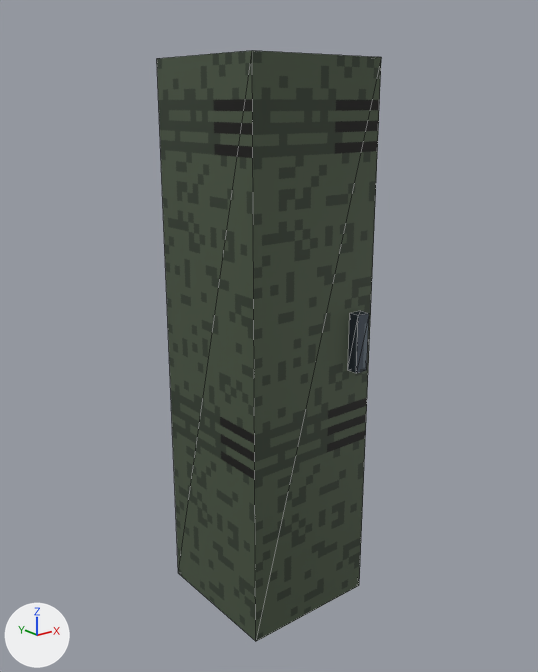
An edit to the glTF model game/assets/models/locker.glb, drawn before and after from the same camera.
Camera for both pictures: a camera (50 mm lens) standing at (-1.549, -1.946, 1.767) and looking at (-0.002, -0.011, 0.993). Every picture has the same lights, and +X, +Y and +Z are marked at lower left. The first picture is the older version. Mesh edges are drawn as thin lines. Where no turn or scale is listed for an object, it has been applied to the vertices. Vertices at exactly the same position are counted once.

The first picture shows 'locker mesh'.
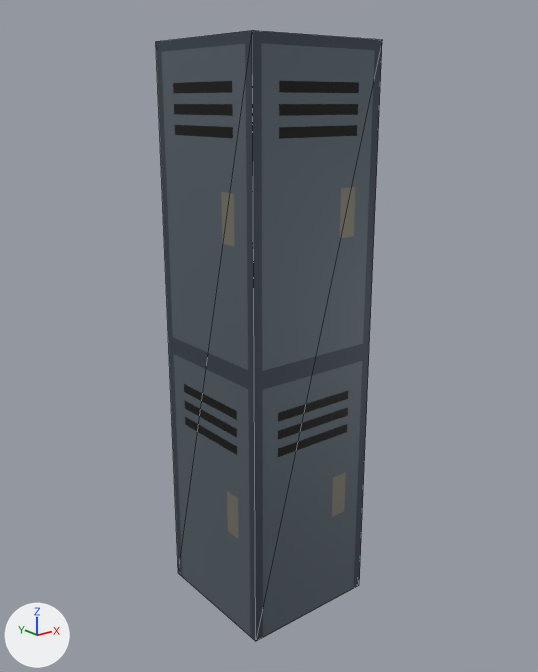
Edits to the bpy script that builds the scene:
```text
Add img_locker:
    img_locker = load_image('locker', '_unpacked/locker', 32, 32, 'sRGB')
Add mat_locker:
    mat_locker = principled_material('locker')
    mat_locker.texture = img_locker
    mat_locker.metallic = 0.6
Change me_locker:
    used by ob_locker_mesh; location = (0.0, 0.0, 0.0)
    verts and faces of me_locker; kept vertices keep their numbers, new ones are numbered from 16
    before: 2 (0.25, 0.25, 1.9), 3 (0.25, -0.25, 1.9) at pixel (381, 57), 6 (-0.25, -0.25, 1.9) at pixel (252, 50), 7 (-0.25, 0.25, 1.9) at pixel (156, 58)
    remove me_locker.from_pydata(...)  # 16 vertices, 24 faces; spans x -0.25..0.25, y -0.29..0.25, z 0.0..1.9
    remove me_locker.materials.append(mat_metal)  # picture img_metal
    add me_locker.from_pydata(...)  # 8 vertices, 12 faces; spans x -0.25..0.25, y -0.25..0.25, z 0.0..1.95
    me_locker part 1: the loose piece of 8 vertices spanning x 0.15..0.2, y -0.29..-0.25, z 0.9..1.1 is deleted
    me_locker part 2
    add for i in [2, 3, 6, 7]: verts[i] += (0.0, 0.0, 0.05)
    me_locker part 3: 12 faces spanning x -0.25..0.25, y -0.25..0.25, z 0.0..1.95 switch from mat_olive (picture img_olive) to mat_locker (picture img_locker)
```

Boxes (x1, y1, x2, y2) around the edits, measured in the pictures (538 x 672 px; the box of a moved part takes in the faces that stretch with it):
'locker mesh', reshaped
    before: (157, 50, 381, 641)
    after: (156, 30, 382, 641)
part 1 of me_locker, deleted
    before: (348, 311, 369, 373)
part 2 of me_locker, moved or reshaped
    before: (157, 50, 381, 641)
    after: (156, 30, 382, 641)
part 3 of me_locker, recoloured
    before: (157, 50, 381, 641)
    after: (156, 30, 382, 641)
